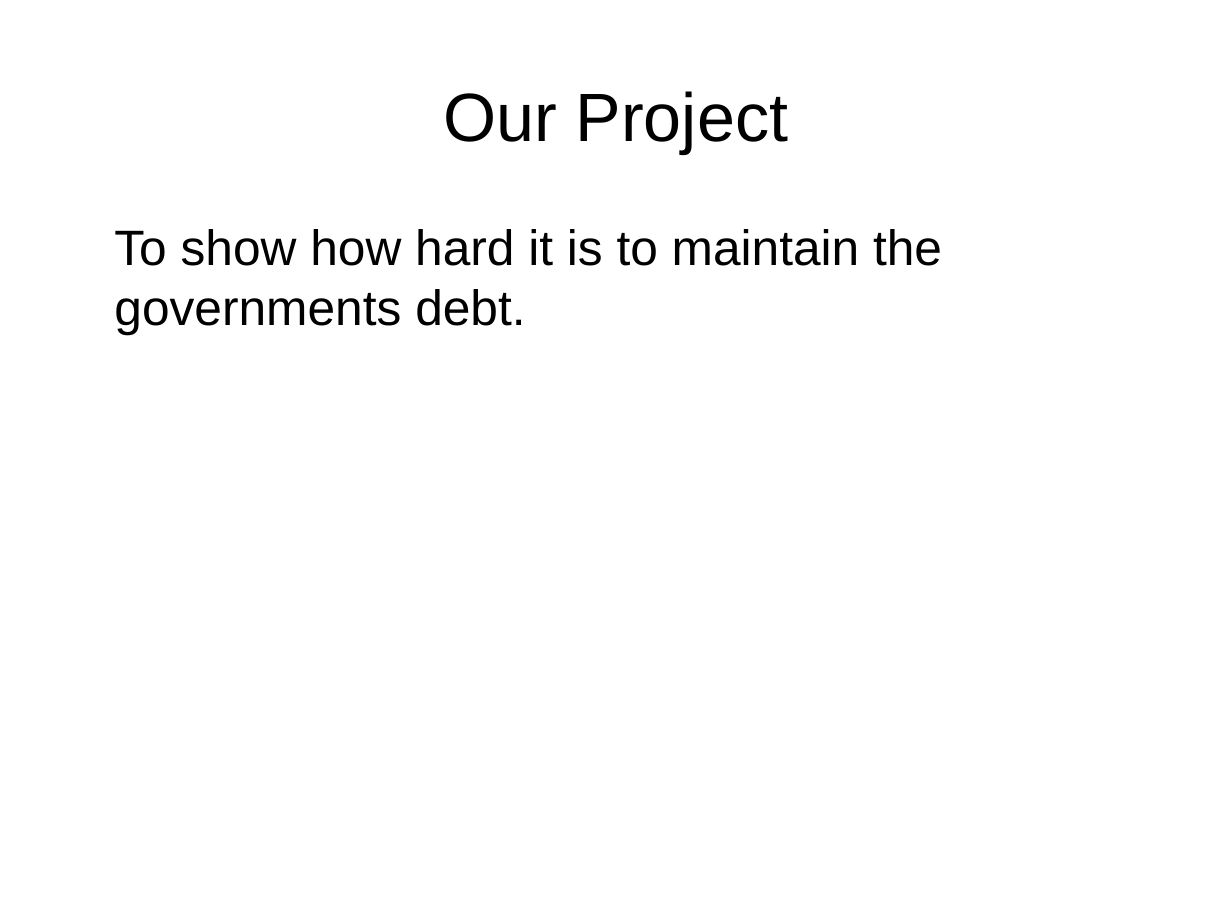
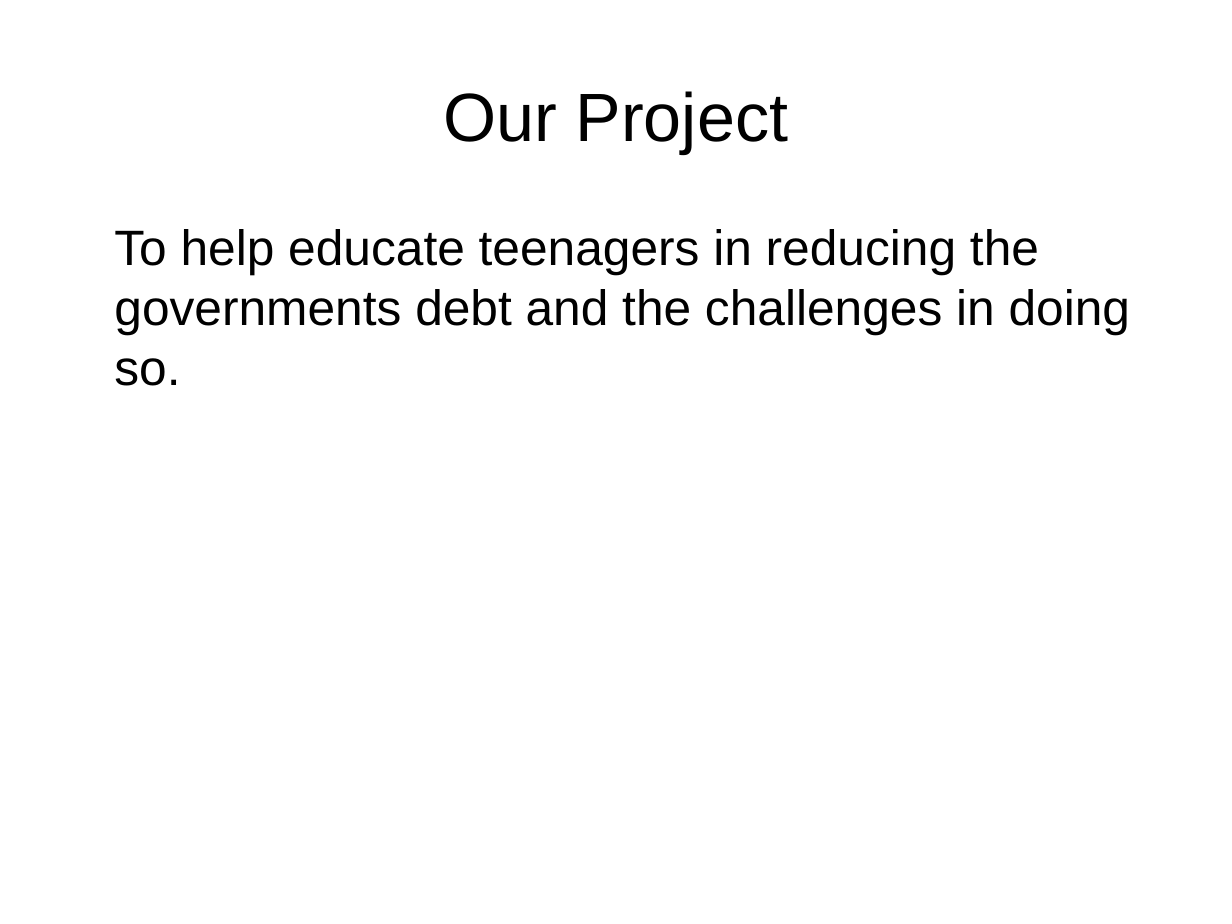
Before and after one commit to Gallefray/YRS-FOC-2014, a slide deck: slide 2 of Presentation.odp. Drawn at 1232x924 pixels with LibreOffice and Linux fonts; fonts in the diff are those of the drawing. Boxes give left, top, right and bottom in pixels: in the first picture for what was removed or moved away, otherwise in the second. Text is boxed around its words. In the diff, an @@ line names an element or a change of style, - is before the commit and + after.

```diff
--- a/Presentation.odp
+++ b/Presentation.odp
@@ text at bbox=[114, 229, 1130, 386]: text changed @@
-To show how hard it is to maintain the governments debt.
+To help educate teenagers in reducing the governments debt and the challenges in doing so.
```
Also in this commit, not shown: 1 other slide changed, 4 slides added, 1 slide removed, 1 other file.
